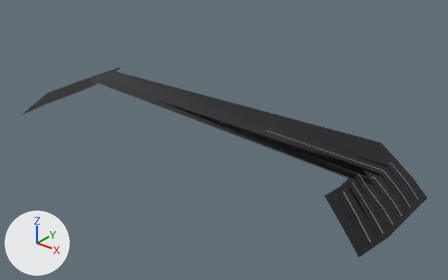
A saved change to the FBX model SourceArt/TestShips/modules/vortex_cooling_ep.fbx.
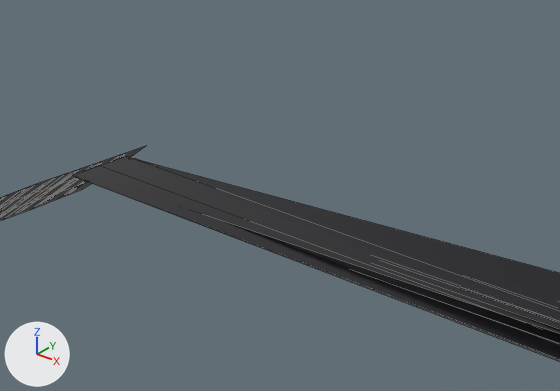
There are two pictures of each version: one whole from a 50 mm lens placed at (1.512, -0.831, 1.546), pointed at (0.136, 0.889, 0.479), one close up on the part from 13% to 69% of the width and 0% to 63% of the height. The axes (+X, +Y, +Z) are drawn at lower left. The lights are the same throughout. The older version's two pictures come first. The close-ups show mesh edges as thin lines.

Names of what the first close-up shows: 'Cooling_Gills'.
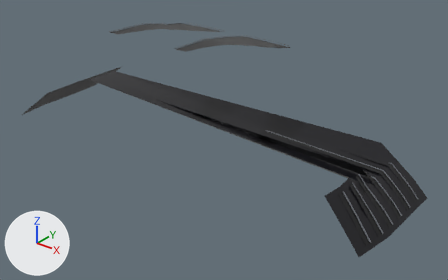
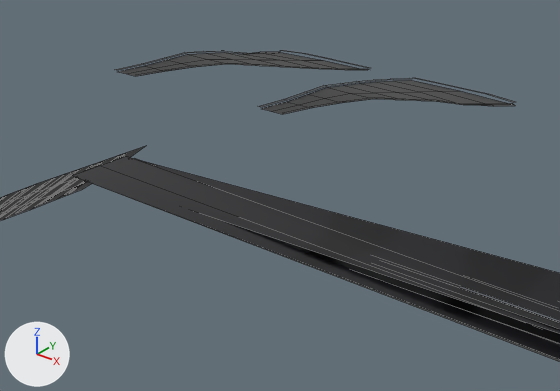
Pixel boxes [x1, y1, x2, y2] of what changed, in the close-ups (560 x 391 px):
'Cooling_Gills', reshaped
    before: [0, 146, 560, 362]
    after: [0, 50, 560, 362]
part 1 of me_cooling_gills, added
    after: [118, 52, 362, 76]
part 2 of me_cooling_gills, added
    after: [262, 80, 505, 114]
part 3 of me_cooling_gills, added
    after: [115, 51, 279, 70]
part 4 of me_cooling_gills, added
    after: [137, 63, 369, 76]
part 5 of me_cooling_gills, added
    after: [258, 78, 410, 107]
part 6 of me_cooling_gills, added
    after: [284, 97, 515, 114]
part 7 of me_cooling_gills, added
    after: [281, 50, 515, 102]

What the commit changed:
me_cooling_gills is used by ob_cooling_gills; location (0.0, 0.0, 0.0).
Verts and faces of me_cooling_gills; kept vertices keep their numbers, new ones are numbered from 296.
me_cooling_gills had 296 vertices, 132 faces and spanned x -0.9..0.89, y 0.64..1.15, z 0.4..0.53.
me_cooling_gills now has 442 vertices, 204 faces and spans x -0.9..0.89, y 0.63..1.15, z 0.4..0.92.
me_cooling_gills part 1: a new loose piece of 27 vertices spanning x -0.27..-0.05, y 0.63..1.12, z 0.83..0.92, in mat_vortex_black (black #101113).
me_cooling_gills part 2: a new loose piece of 27 vertices spanning x 0.05..0.27, y 0.63..1.12, z 0.83..0.92, in mat_vortex_black (black #101113).
me_cooling_gills part 3: a new loose piece of 18 vertices spanning x -0.28..-0.18, y 0.63..1.12, z 0.82..0.92, in mat_vortex_carbon_tier (black #1c1c21).
me_cooling_gills part 4: a new loose piece of 18 vertices spanning x -0.14..-0.05, y 0.63..1.12, z 0.83..0.92, in mat_vortex_carbon_tier (black #1c1c21).
me_cooling_gills part 5: a new loose piece of 18 vertices spanning x 0.05..0.14, y 0.63..1.12, z 0.83..0.92, in mat_vortex_carbon_tier (black #1c1c21).
me_cooling_gills part 6: a new loose piece of 18 vertices spanning x 0.18..0.28, y 0.63..1.12, z 0.83..0.92, in mat_vortex_carbon_tier (black #1c1c21).
Part 7, on me_cooling_gills:
New vertex 296 is at (-0.27, 1.12, 0.83), pixel (279, 50).
New vertex 297 is at (-0.21, 1.12, 0.83), pixel (302, 53).
New vertex 298 is at (-0.16, 1.12, 0.83), pixel (323, 57).
New vertex 299 is at (-0.11, 1.12, 0.83), pixel (345, 62).
New vertex 300 is at (-0.05, 1.12, 0.83), pixel (367, 67).
New vertex 301 is at (0.05, 1.12, 0.83).
New vertex 302 is at (0.11, 1.12, 0.83), pixel (436, 82).
New vertex 303 is at (0.16, 1.12, 0.83), pixel (460, 88).
New vertex 304 is at (0.21, 1.12, 0.83), pixel (485, 93).
New vertex 305 is at (0.27, 1.12, 0.83), pixel (513, 102).
New vertices 306 to 315 stand at vertices 296 to 305, in that order, plus (0.0, 0.01, 0.0).
New faces: (296, 297, 307, 306), (297, 298, 308, 307), (298, 299, 309, 308), (299, 300, 310, 309), (301, 302, 312, 311), (302, 303, 313, 312) (mat_vortex_carbon_tier (black #1c1c21)).
New faces: (303, 304, 314, 313), (304, 305, 315, 314) (mat_vortex_carbon_tier (black #1c1c21)).
